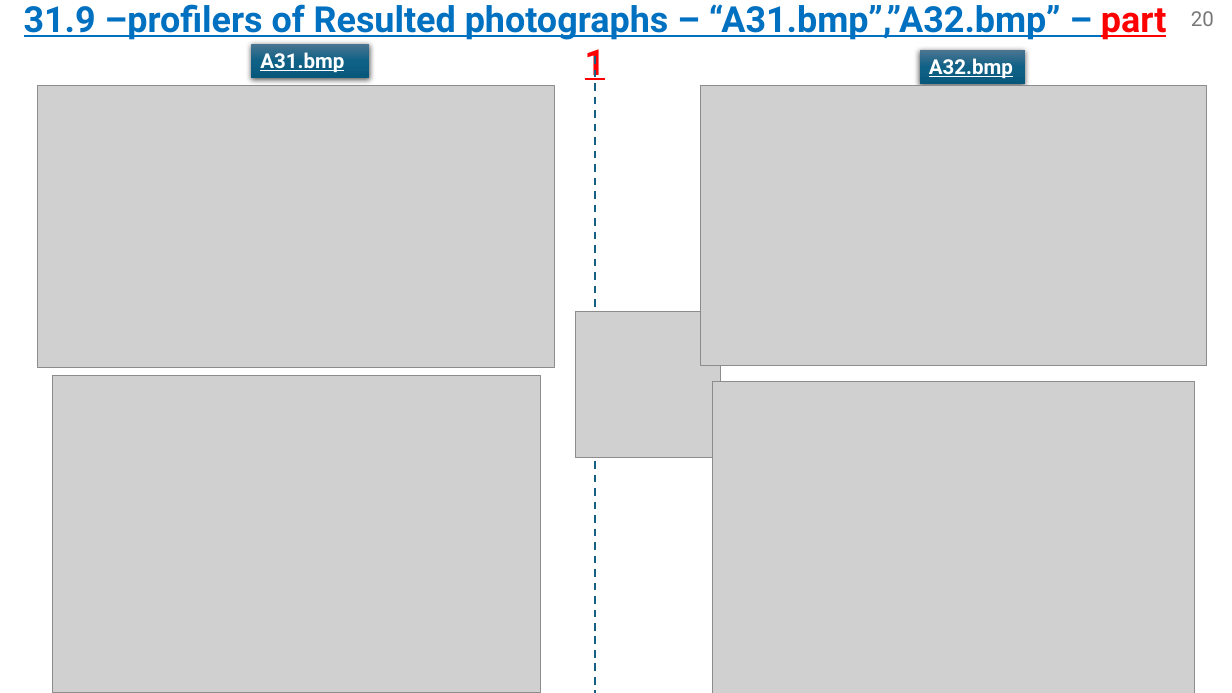
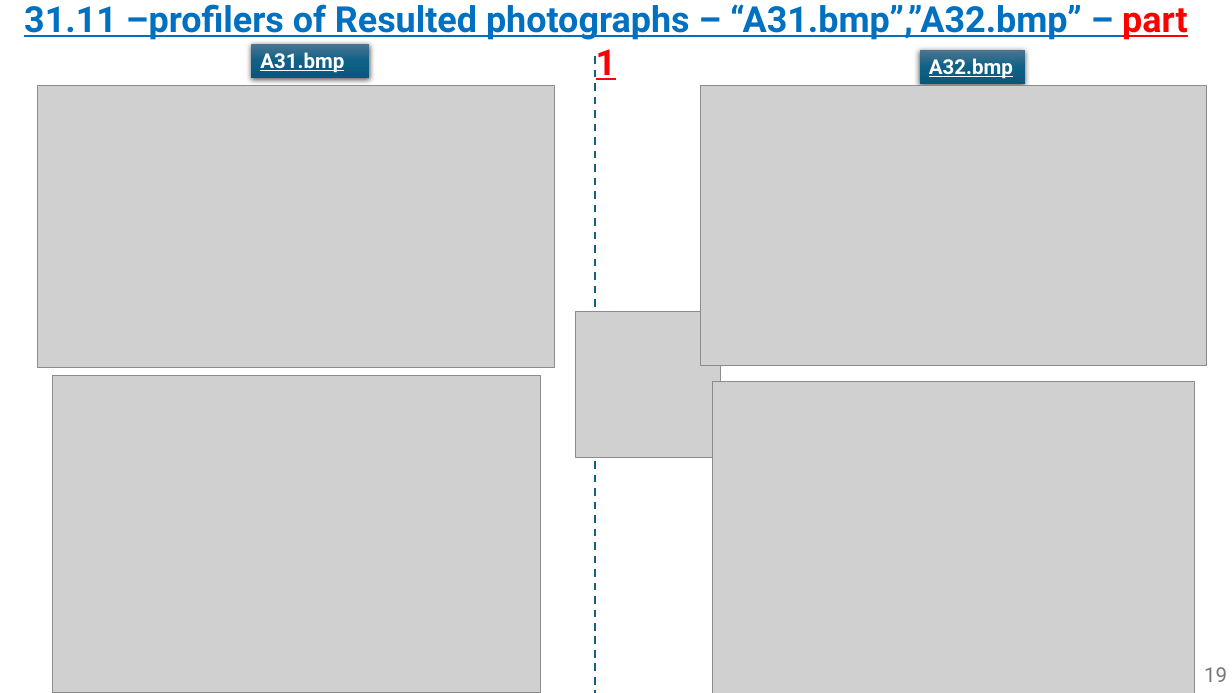
Before and after one commit to omripony/image-processing, a slide deck: slide 19 of labs/lab31-waiting for grade/version 2/1950-2210-7939-ImPr31-2.pptx (slide 20 before the commit). Drawn at 1232x693 pixels with LibreOffice and Linux fonts; fonts in the diff are those of the drawing; grey boxes stand for pictures. Boxes give left, top, right and bottom in pixels: in the first picture for what was removed or moved away, otherwise in the second. Text is boxed around its words. In the diff, an @@ line names an element or a change of style, - is before the commit and + after.

```diff
--- a/labs/lab31-waiting for grade/version 2/1950-2210-7939-ImPr31-2.pptx
+++ b/labs/lab31-waiting for grade/version 2/1950-2210-7939-ImPr31-2.pptx
@@ text at box(24, 4, 1188, 40): text changed @@
-31.9 –profilers of Resulted photographs – “A31.bmp”,”A32.bmp” – part 1
+31.11 –profilers of Resulted photographs – “A31.bmp”,”A32.bmp” – part 1
@@ page number removed at box(1191, 11, 1214, 26) @@
-20
@@ page number added at box(1204, 667, 1227, 682), 16 pt, text #797979 @@
+19
```
Also in this commit, not shown: 13 other slides changed, 2 slides added, 3 slides removed.
